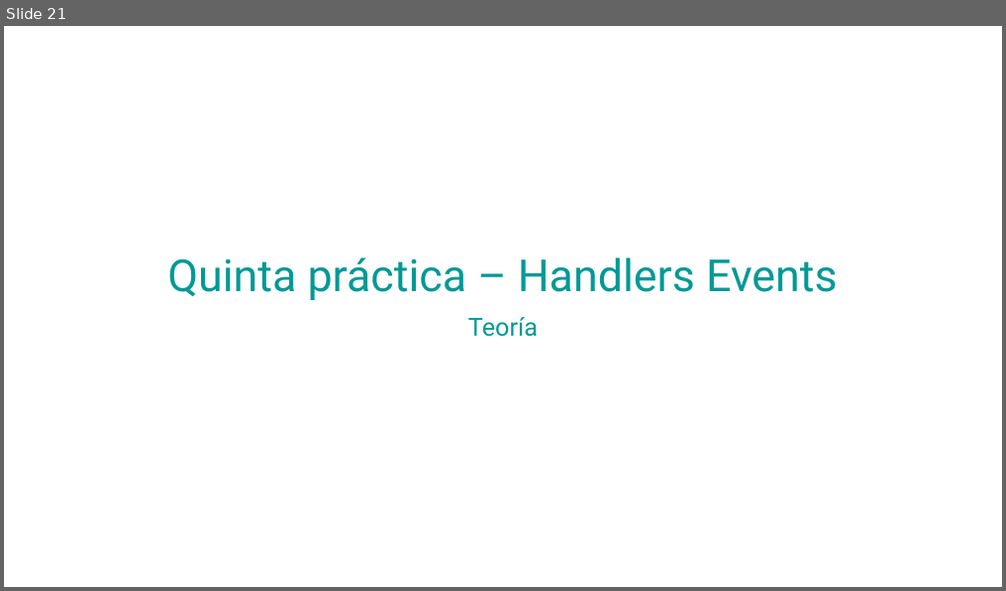
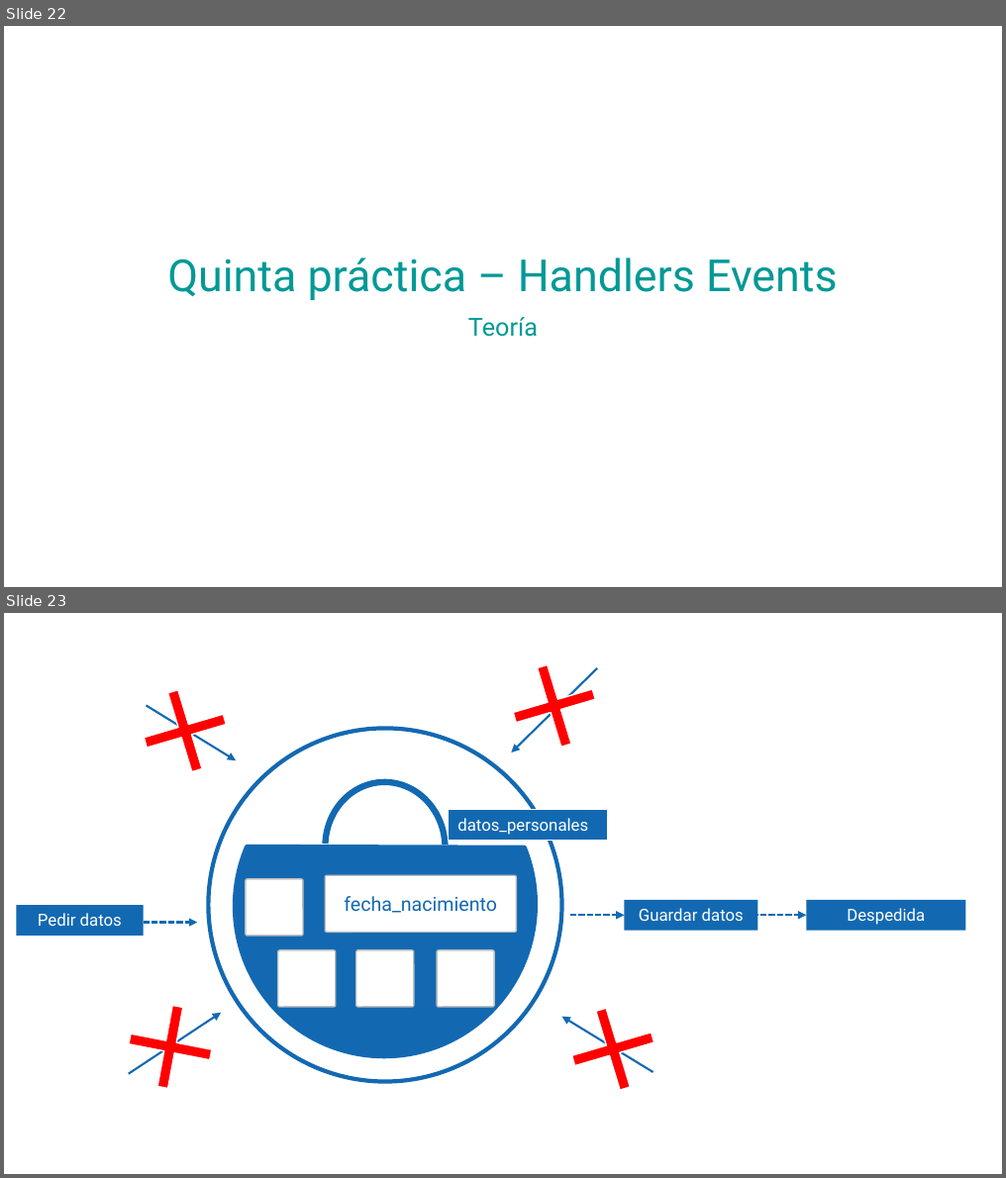
Before and after one commit to bquirino-sps/curso_oda_lapi, a slide deck: curso_ODA.pptx. Shown one above the other, each under a label of ours: slide 21 before the commit, slides 22 and 23 after it. The pictures are 1006x591 and 1006x1178 pixels, drawn with LibreOffice and Linux fonts; fonts in the diff are those of the drawing; background and template pictures are left out. Boxes give left, top, right and bottom in pixels: in the first picture for what was removed or moved away, otherwise in the second. Text is boxed around its words. In the diff, an @@ line names an element or a change of style, - is before the commit and + after.

```diff
--- a/curso_ODA.pptx
+++ b/curso_ODA.pptx
@@ slide 23 added at (4, 613, 1002, 1174), background picture (left out) @@
@@ cross added at (478, 630, 631, 781), fill #FF0000, outline #FFFFFF 1 pt @@
@@ cross added at (109, 655, 261, 807), fill #FF0000, outline #FFFFFF 1 pt @@
@@ arrow added from (597, 667) to (511, 753), #1269B2 1.5 pt @@
@@ arrow added from (146, 706) to (236, 761), #1269B2 1.5 pt @@
@@ chord (boxed as its full ellipse) added at (189, 708, 581, 1101), fill #1269B2, outline #1269B2 4.5 pt @@
@@ ellipse added at (209, 729, 561, 1082), outline #1269B2 3 pt @@
@@ arc (boxed as its full ellipse) added at (322, 779, 449, 916), outline #1269B2 4.5 pt @@
@@ rectangle added at (449, 810, 608, 841), fill #1269B2, outline #FFFFFF 0.75 pt, 12 pt, text #FFFFFF @@
+datos_personales
@@ rounded rectangle added at (246, 879, 303, 937), fill #FFFFFF, outline #BFBFBF 1 pt @@
@@ rounded rectangle added at (326, 875, 517, 933), fill #FFFFFF, outline #BFBFBF 1 pt, 14 pt, text #1269B2 @@
+fecha_nacimiento
@@ rectangle added at (16, 905, 143, 937), fill #1269B2, 12 pt, text #FFFFFF @@
+Pedir datos
@@ rectangle added at (625, 900, 758, 932), fill #1269B2, 12 pt, text #FFFFFF @@
+Guardar datos
@@ rectangle added at (806, 900, 966, 932), fill #1269B2, 12 pt, text #FFFFFF @@
+Despedida
@@ arrow added from (143, 922) to (198, 922), #1269B2 1.5 pt dashed @@
@@ arrow added from (570, 915) to (625, 915), #1269B2 1.5 pt dashed @@
@@ arrow added from (752, 915) to (806, 915), #1269B2 1.5 pt dashed @@
@@ rounded rectangle added at (278, 951, 337, 1007), fill #FFFFFF, outline #BFBFBF 1 pt @@
@@ rounded rectangle added at (356, 951, 414, 1007), fill #FFFFFF, outline #BFBFBF 1 pt @@
@@ rounded rectangle added at (437, 951, 495, 1007), fill #FFFFFF, outline #BFBFBF 1 pt @@
@@ cross added at (92, 969, 249, 1125), fill #FF0000, outline #FFFFFF 1 pt @@
@@ cross added at (537, 973, 689, 1125), fill #FF0000, outline #FFFFFF 1 pt @@
@@ arrow added from (129, 1074) to (221, 1013), #1269B2 1.5 pt @@
@@ arrow added from (652, 1072) to (561, 1016), #1269B2 1.5 pt @@
@@ what was slide 21 is now slide 22 @@
```
Also in this commit, not shown: 5 slides changed, 6 other slides added, 6 other files.
